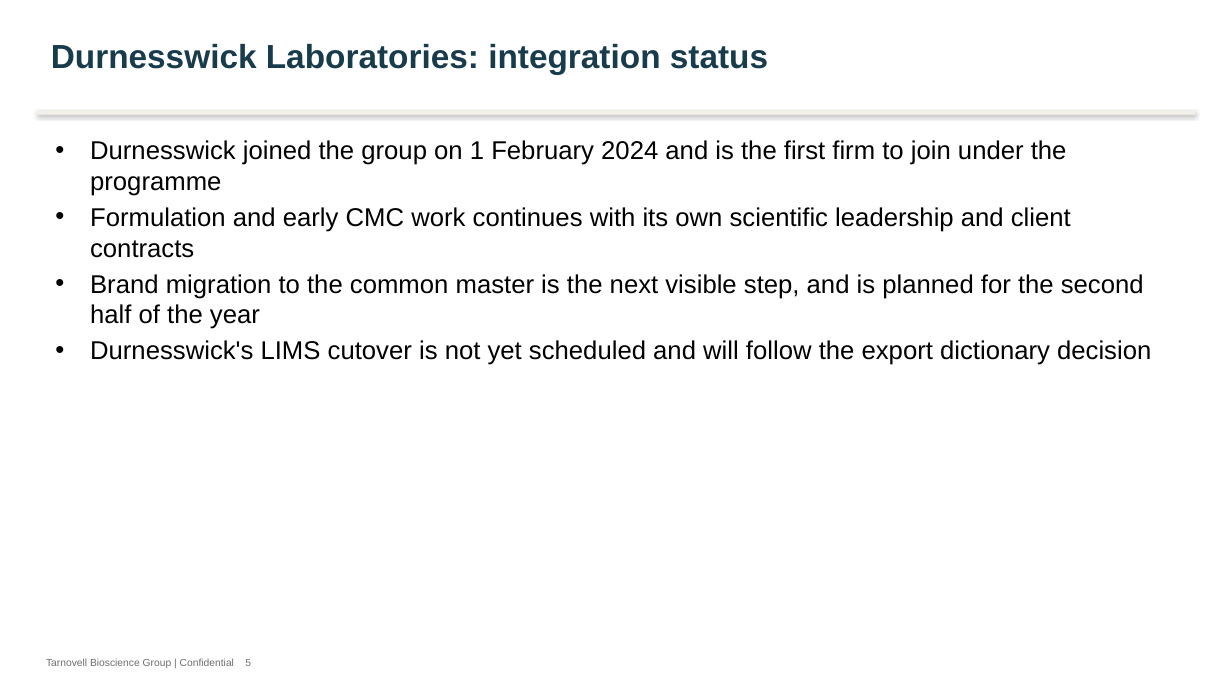
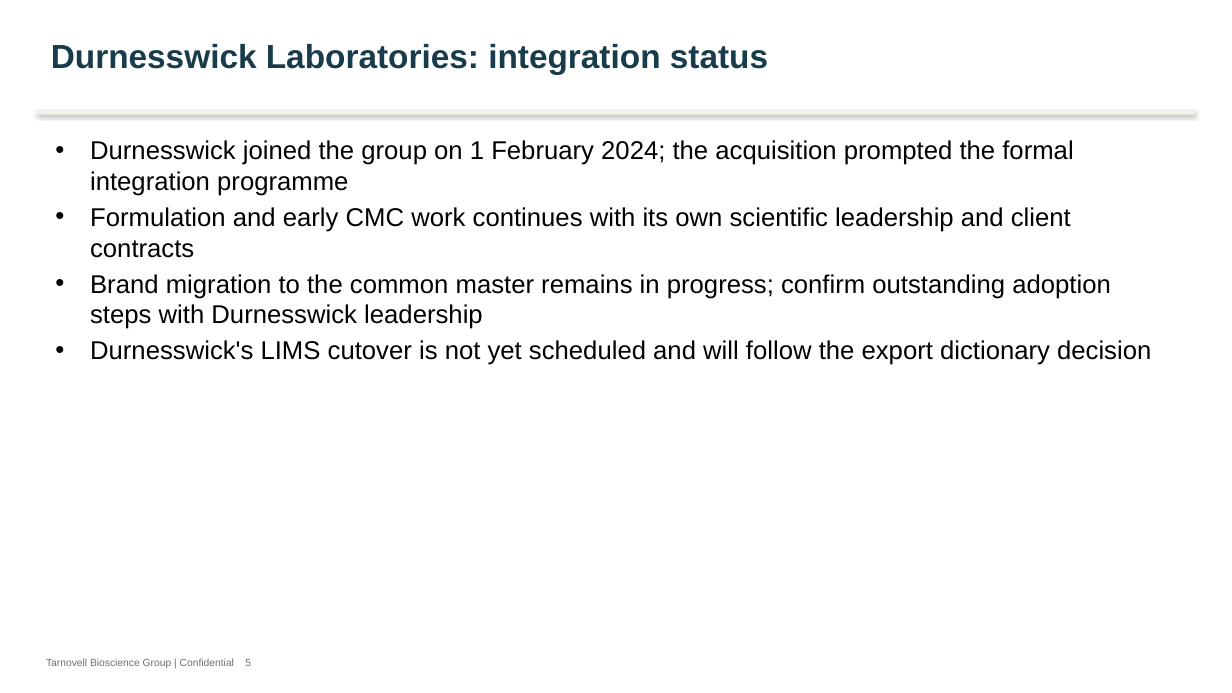
Before and after one commit to 60xAI/portco-mock-dataset, a slide deck: slide 5 of output/archive/Tarnovell_Group/Governance/Board/2024/Q2/Integration_Board_Update_v3_FINAL_final.pptx. Drawn at 1232x693 pixels with LibreOffice and Linux fonts; fonts in the diff are those of the drawing. Boxes give left, top, right and bottom in pixels: in the first picture for what was removed or moved away, otherwise in the second. Text is boxed around its words. In the diff, an @@ line names an element or a change of style, - is before the commit and + after.

```diff
--- a/output/archive/Tarnovell_Group/Governance/Board/2024/Q2/Integration_Board_Update_v3_FINAL_final.pptx
+++ b/output/archive/Tarnovell_Group/Governance/Board/2024/Q2/Integration_Board_Update_v3_FINAL_final.pptx
@@ text at box(90, 140, 1073, 196): text changed @@
-• Durnesswick joined the group on 1 February 2024 and is the first firm to join under the programme
+• Durnesswick joined the group on 1 February 2024; the acquisition prompted the formal integration programme
@@ text at box(90, 274, 1111, 329): text changed @@
-• Brand migration to the common master is the next visible step, and is planned for the second half of the year
+• Brand migration to the common master remains in progress; confirm outstanding adoption steps with Durnesswick leadership
```
Also in this commit, not shown: 2 other slides changed, 2 other files.
